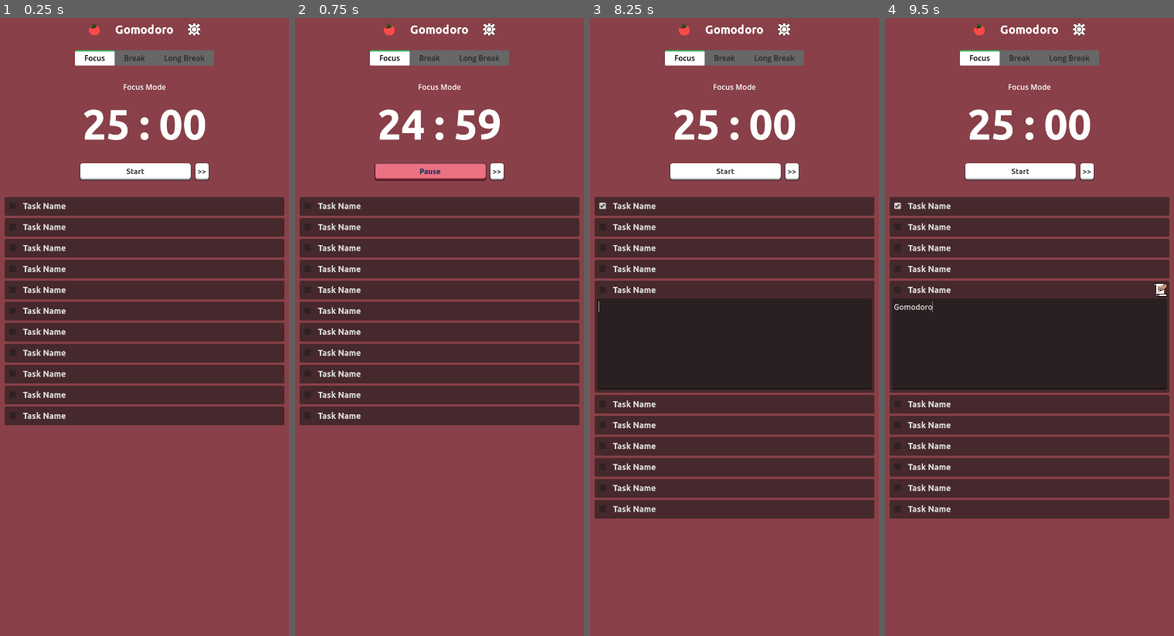
Above: before the commit, frames 1-4 (left to right).
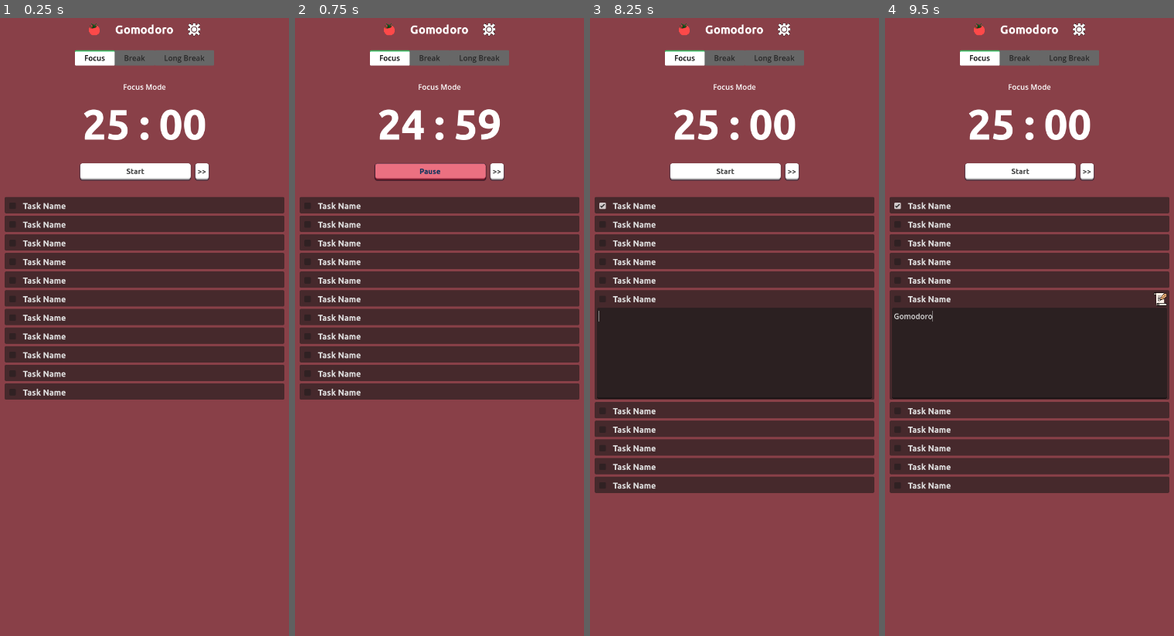
Above: after the commit, the same moments.

Repository: trubusoft/gomodoro
Game: Godot game, scene res://scenes/gomodoro.tscn
The game is run twice, just before and just after one commit, with the same random seed, the same clock (stepped at 60 frames per second) and the same inputs.
Inputs (mouse positions are in pixels of both pictures, inside the frame that each line leads up to):
- Up to frame 1 (0.25 s): no input
- Up to frame 2 (0.75 s): click "Start" at 0.5 s
- Up to frame 3 (8.25 s): click (601, 203) at 1.27 s; click ">>" at 2 s; click "Start" at 2.75 s; click (601, 203) at 3.52 s; click ">>" at 4.25 s; click (601, 203) at 5.02 s; click "Start" at 5.75 s; click ">>" at 6.5 s; tap Enter at 7.25 s; move the mouse to (798, 296) at 7.27 s; press the mouse at (798, 296) at 7.28 s; release the mouse at (798, 296) at 8 s; tap Space at 8 s; drag from (676, 357) to (720, 450) at 8.02 s
- Up to frame 4 (9.5 s): type "Gomodoro" at 8.75 s

The runs differ from the first frame. In frame 1, 11% of the frame differs, in the area x 1-99%, y 31-66%; in frame 2, 11%; in frame 3, 13%; in frame 4, 14%, in the area x 1-99%, y 31-81%.

Commit message:
Change task sizing and separation back

Diff:
--- a/scenes/task.tscn
+++ b/scenes/task.tscn
@@ -10,7 +10,7 @@
 layout_mode = 3
 anchors_preset = 10
 anchor_right = 1.0
-offset_bottom = 40.0
+offset_bottom = 35.0
 grow_horizontal = 2
 size_flags_horizontal = 3
 size_flags_vertical = 3
@@ -21,7 +21,7 @@
 layout_mode = 1
 anchors_preset = 10
 anchor_right = 1.0
-offset_bottom = 40.0
+offset_bottom = 35.0
 grow_horizontal = 2
 
 [node name="MarginContainer" type="MarginContainer" parent="Panel"]
--- a/scenes/task_list.tscn
+++ b/scenes/task_list.tscn
@@ -20,7 +20,7 @@
 [node name="TaskContainer" type="VBoxContainer" parent="CommonMarginContainer"]
 unique_name_in_owner = true
 layout_mode = 2
-theme_override_constants/separation = 45
+theme_override_constants/separation = 40
 
 [node name="Task1" parent="CommonMarginContainer/TaskContainer" instance=ExtResource("1_uhejc")]
 layout_mode = 2
